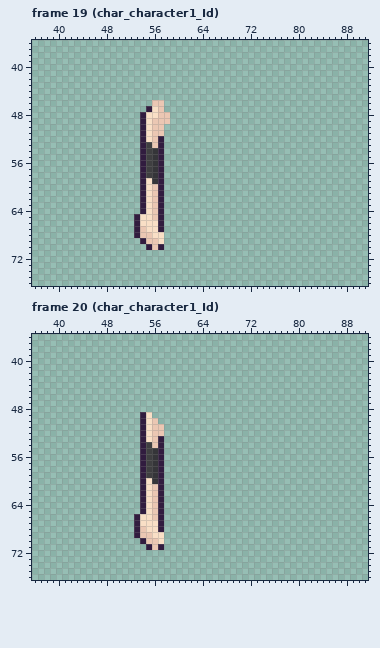
Pixel-art file, stored at Assets/Animation Sprites/Player/Character 1/Idle/Right arm/Character1RightArm.aseprite. Above, as it was before the edit.
128x128 pixels, 72 frames. Shown: frame 19 (char_character1_Id): x 36..91, y 36..76; frame 20 (char_character1_Id): x 36..91, y 36..76. The commit also changed other frames, which this record leaves out.
And afterwards:
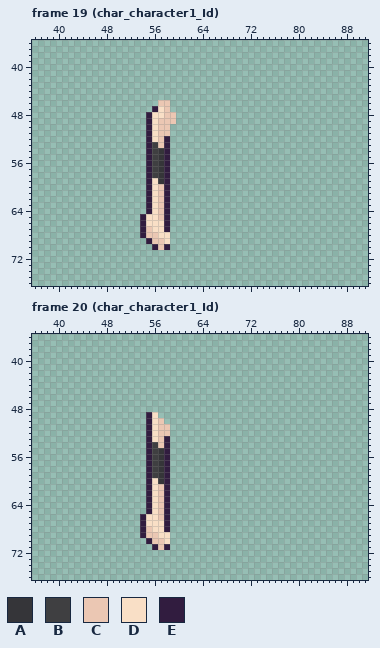
Palette (. is transparent): A #353539  B #3f3f41  C #ebc7b3  D #f9dfc6  E #311c3f
Diff:
Changed rows in their new state; - is an unchanged pixel.
Frame 19 (char_character1_Id), layer "BRAZO DERECHO":
first column x 53:
46 ---.-C-
47 --.EDC-
48 -.E-D-C
49 -.ED--C
50 -.ED-C-
51 -.ED-C-
52 -.EDCE-
53 -.EBCE-
54 -.EBAE-
55 -.EBAE-
56 -.EBAE-
57 -.EBAE-
58 -.EBAE-
59 -.EDAE-
60 -.EDCE-
61 -.EDCE-
62 -.EDCE-
63 -.EDCE-
64 -.EDCE-
65 .E-DCE-
66 .E--DE-
67 .EC-DE-
68 .E-C-D-
69 -.E-CD-
70 --.ECE-
Frame 20 (char_character1_Id), layer "BRAZO DERECHO":
first column x 53:
49 -.ED--
50 -.EDC-
51 -.ED-C
52 -.ED-C
53 -.EDCE
54 -.EBCE
55 -.EBAE
56 -.EBAE
57 -.EBAE
58 -.EBAE
59 -.EBAE
60 -.EDAE
61 -.EDCE
62 -.EDCE
63 -.EDCE
64 -.EDCE
65 -.EDCE
66 .E-DCE
67 .E--DE
68 .EC-DE
69 .E-C-D
70 -.E-CD
71 --.ECE
Boxes around the changes in both pictures, in picture pixels (x1, y1, x2, y2):
changed: (134, 100, 176, 250)
changed: (134, 412, 170, 550)
